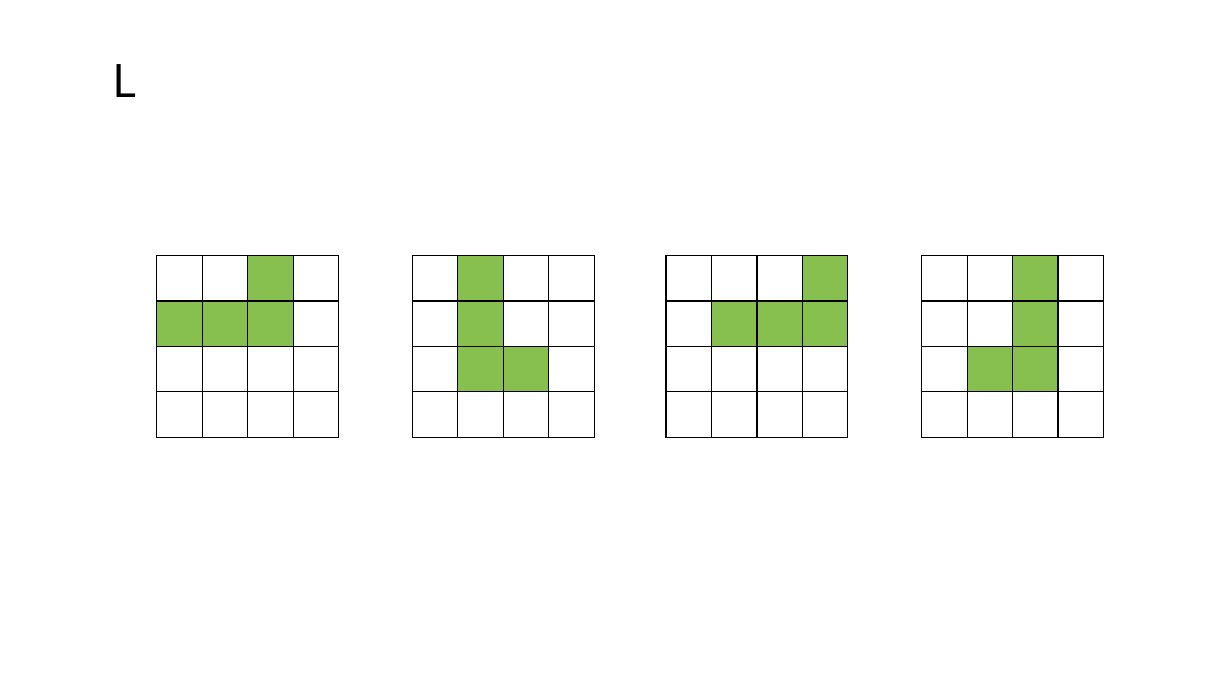
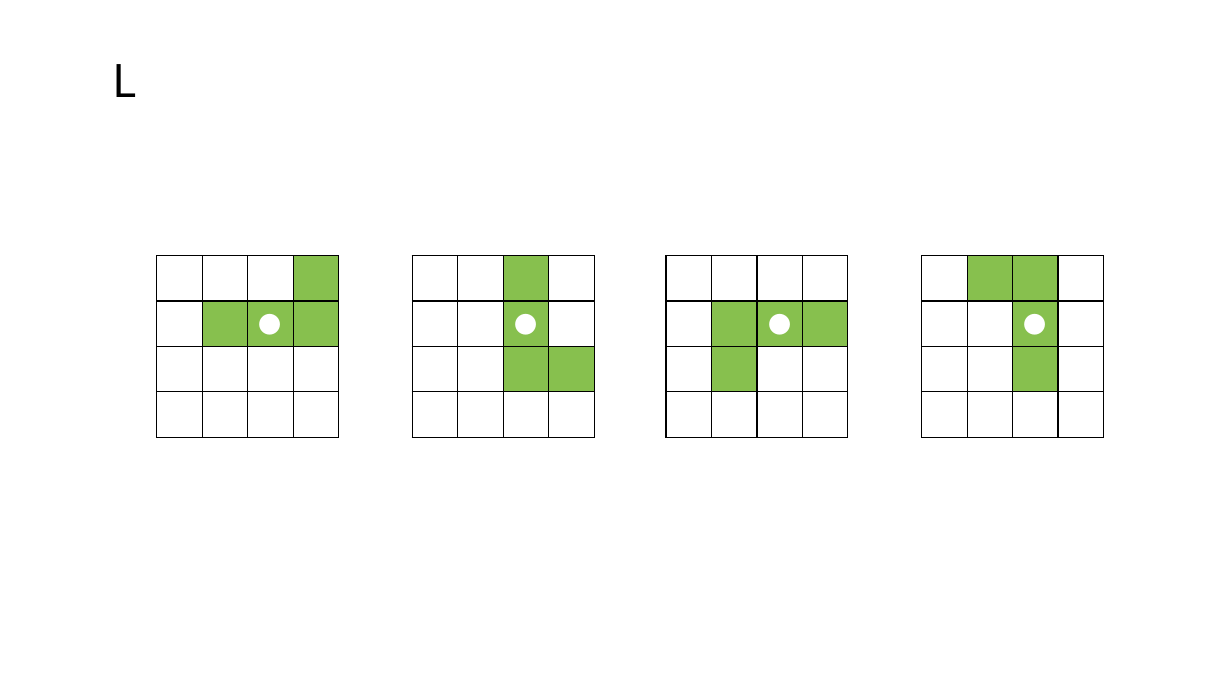
Before and after one commit to fpdjsns/Tetris, a slide deck: slide 12 of Document/Tetris plan.pptx. Drawn at 1232x693 pixels with LibreOffice and Linux fonts; fonts in the diff are those of the drawing. Boxes give left, top, right and bottom in pixels: in the first picture for what was removed or moved away, otherwise in the second. Text is boxed around its words. In the diff, an @@ line names an element or a change of style, - is before the commit and + after.

```diff
--- a/Document/Tetris plan.pptx
+++ b/Document/Tetris plan.pptx
@@ table at box(157, 256, 338, 438) @@
+row 1:  |  |  | 
+row 2:  |  | ● | 
-row 3:  |  |  | 
-row 4:  |  |  | 
@@ fill #87C04E to #FFFFFF in 2 cells @@
@@ fill #FFFFFF to #87C04E in 2 cells @@
@@ table at box(412, 256, 593, 438) @@
+row 1:  |  |  | 
+row 2:  |  | ● | 
-row 3:  |  |  | 
-row 4:  |  |  | 
@@ fill #87C04E to #FFFFFF in 3 cells @@
@@ fill #FFFFFF to #87C04E in 3 cells @@
@@ table at box(666, 256, 848, 438) @@
+row 1:  |  |  | 
+row 2:  |  | ● | 
-row 3:  |  |  | 
-row 4:  |  |  | 
@@ fill #87C04E to #FFFFFF in row 1, column 4 @@
@@ fill #FFFFFF to #87C04E in row 3, column 2 @@
@@ table at box(921, 256, 1103, 438) @@
+row 1:  |  |  | 
+row 2:  |  | ● | 
-row 3:  |  |  | 
-row 4:  |  |  | 
@@ fill #FFFFFF to #87C04E in row 1, column 2 @@
@@ fill #87C04E to #FFFFFF in row 3, column 2 @@
```
Also in this commit, not shown: 7 other slides changed.
